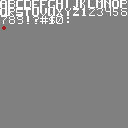
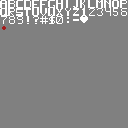
Two versions of the same layered image (128 x 128). Layer-by-layer changes:
painted on "text" over [73, 16, 88, 23]
